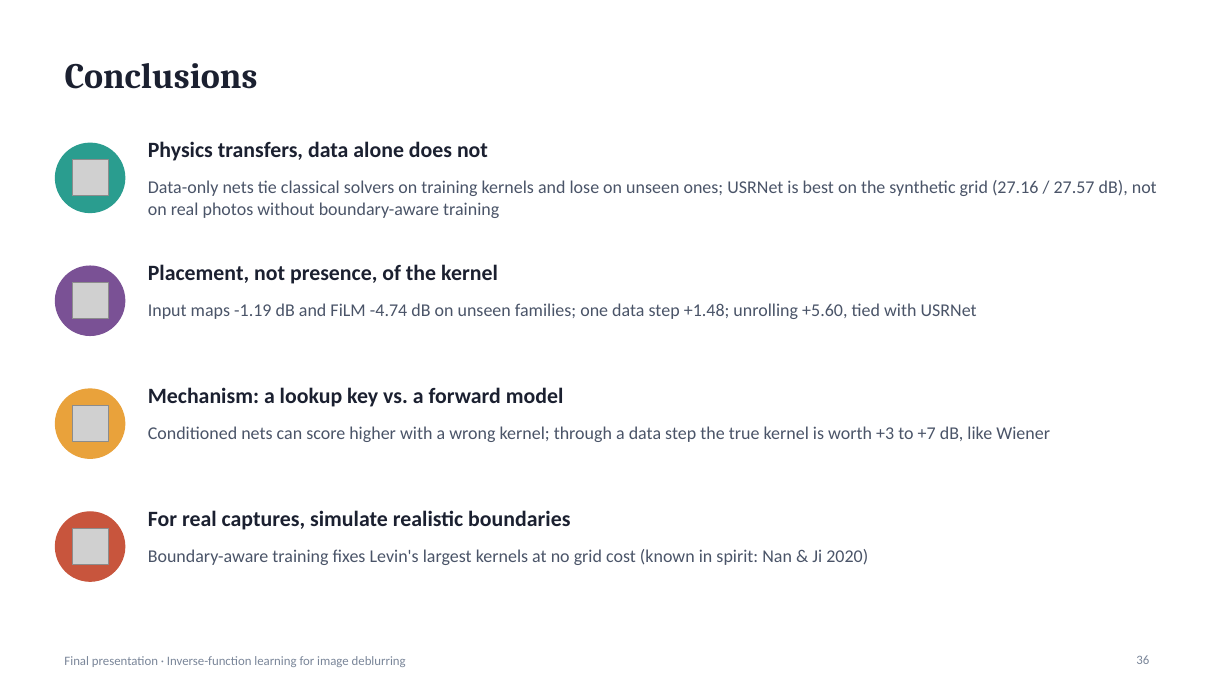
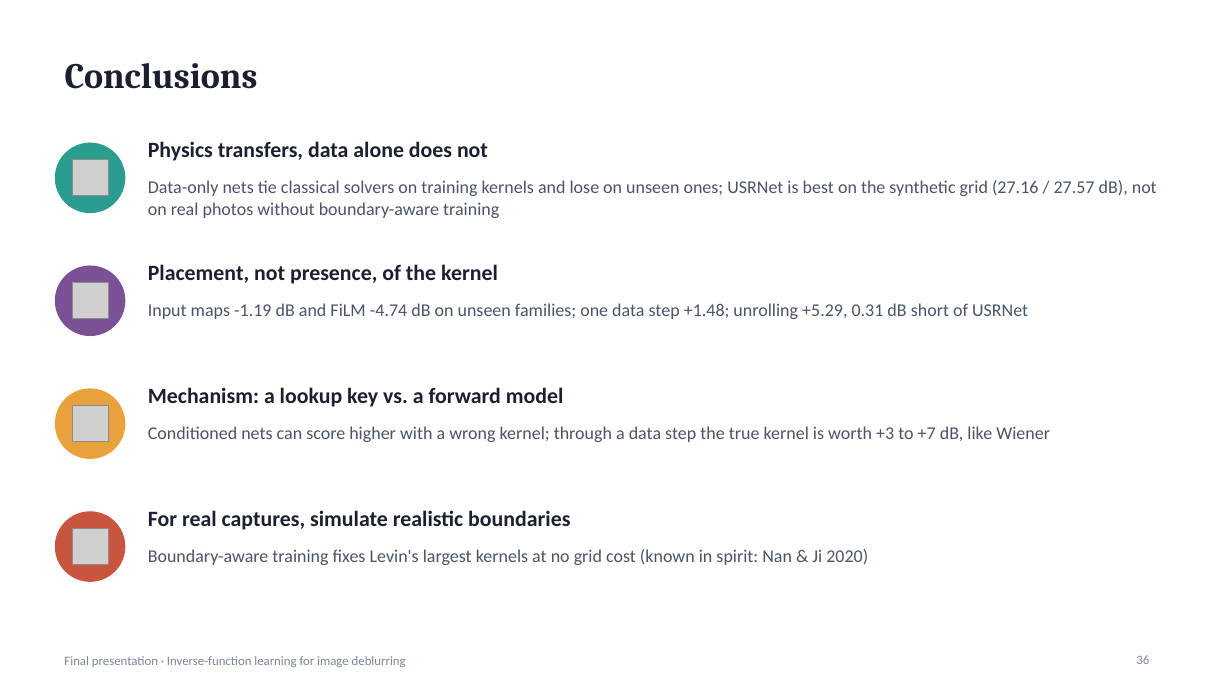
Before and after one commit to suryamanoj4/Inverse-Deblur, a slide deck: slide 36 of report/final_presentation.pptx. Drawn at 1232x693 pixels with LibreOffice and Linux fonts; fonts in the diff are those of the drawing; grey boxes stand for pictures. Boxes give left, top, right and bottom in pixels: in the first picture for what was removed or moved away, otherwise in the second. Text is boxed around its words. In the diff, an @@ line names an element or a change of style, - is before the commit and + after.

```diff
--- a/report/final_presentation.pptx
+++ b/report/final_presentation.pptx
@@ text at (148,303,1028,319): text changed @@
-Input maps -1.19 dB and FiLM -4.74 dB on unseen families; one data step +1.48; unrolling +5.60, tied with USRNet
+Input maps -1.19 dB and FiLM -4.74 dB on unseen families; one data step +1.48; unrolling +5.29, 0.31 dB short of USRNet
```
Also in this commit, not shown: 6 other slides changed, 4 other files.
